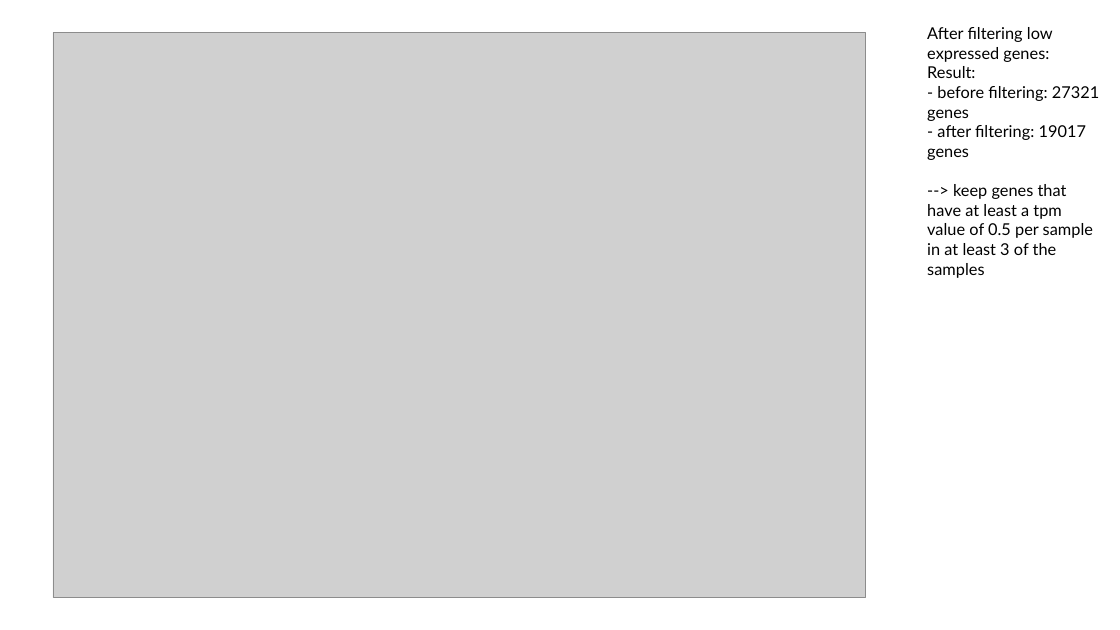
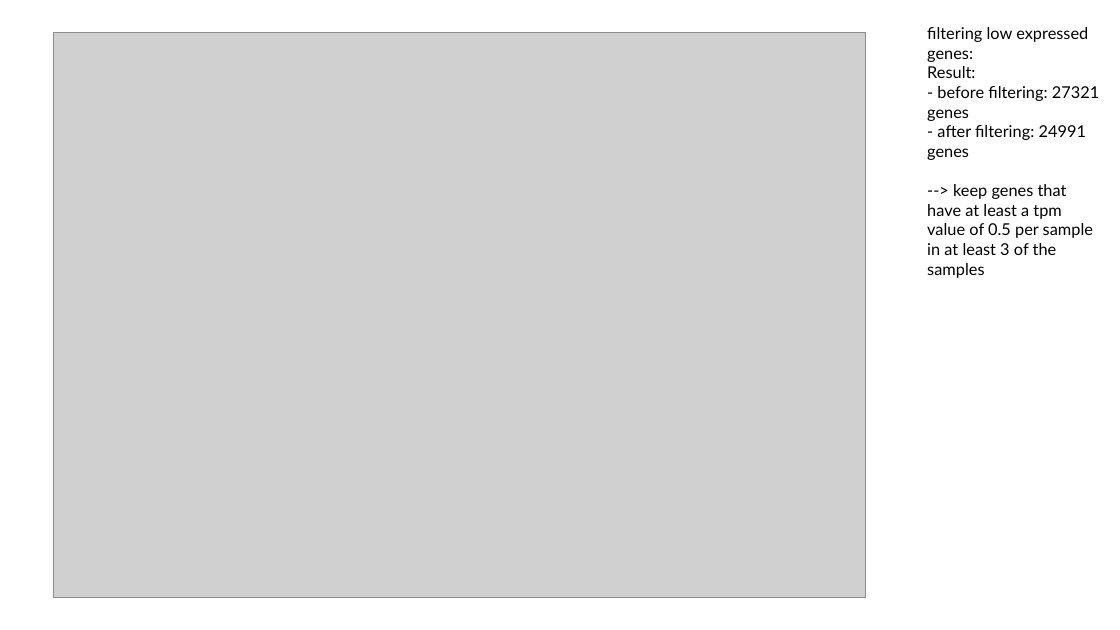
Before and after one commit to luisabender/bioinformatics-bachelor-s-thesis, a slide deck: slide 5 of progress.pptx (slide 8 before the commit). Drawn at 1120x630 pixels with LibreOffice and Linux fonts; fonts in the diff are those of the drawing; grey boxes stand for pictures. Boxes give left, top, right and bottom in pixels: in the first picture for what was removed or moved away, otherwise in the second. Text is boxed around its words. In the diff, an @@ line names an element or a change of style, - is before the commit and + after.

```diff
--- a/progress.pptx
+++ b/progress.pptx
@@ text at (x1=927, y1=27, x2=1088, y2=62): text changed @@
-After filtering low expressed genes:
+filtering low expressed genes:
@@ text at (x1=927, y1=125, x2=1086, y2=160): text changed @@
-- after filtering: 19017 genes
+- after filtering: 24991 genes
```
Also in this commit, not shown: 4 other slides changed, 10 slides added, 4 slides removed, 33 other files.
